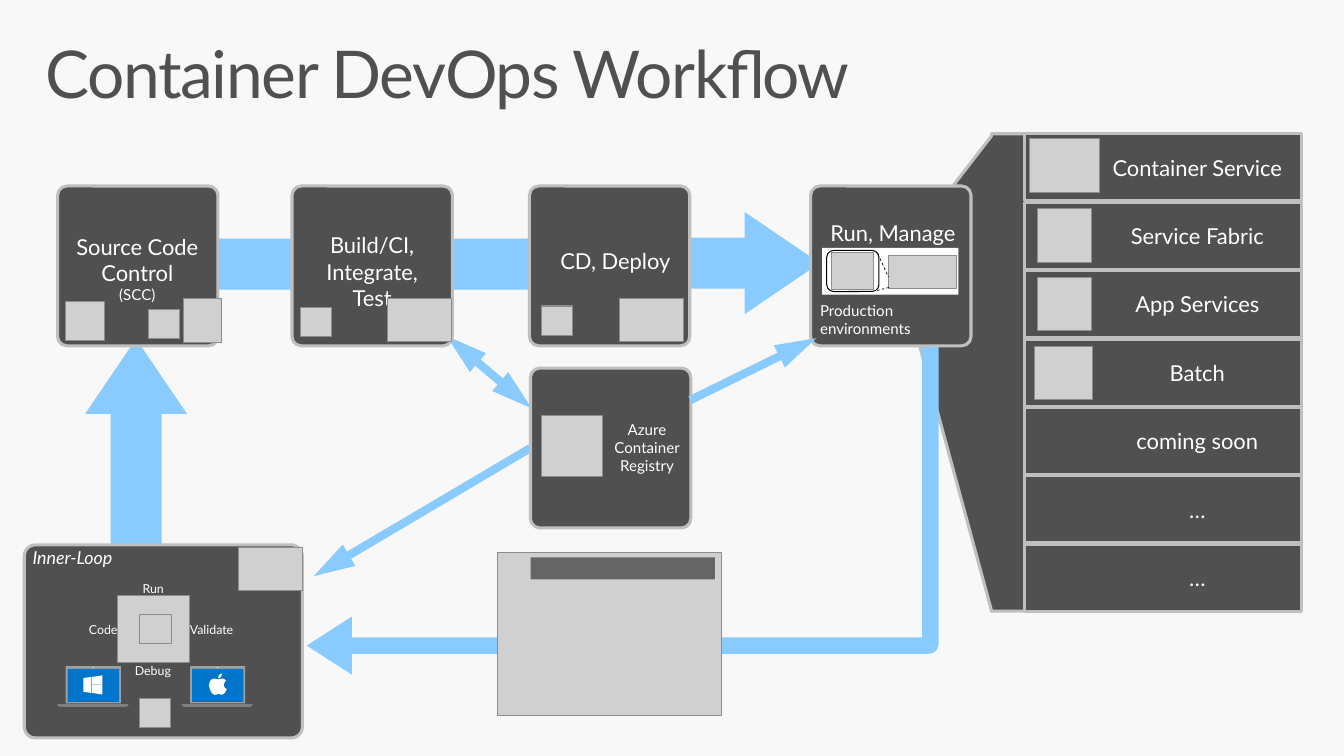
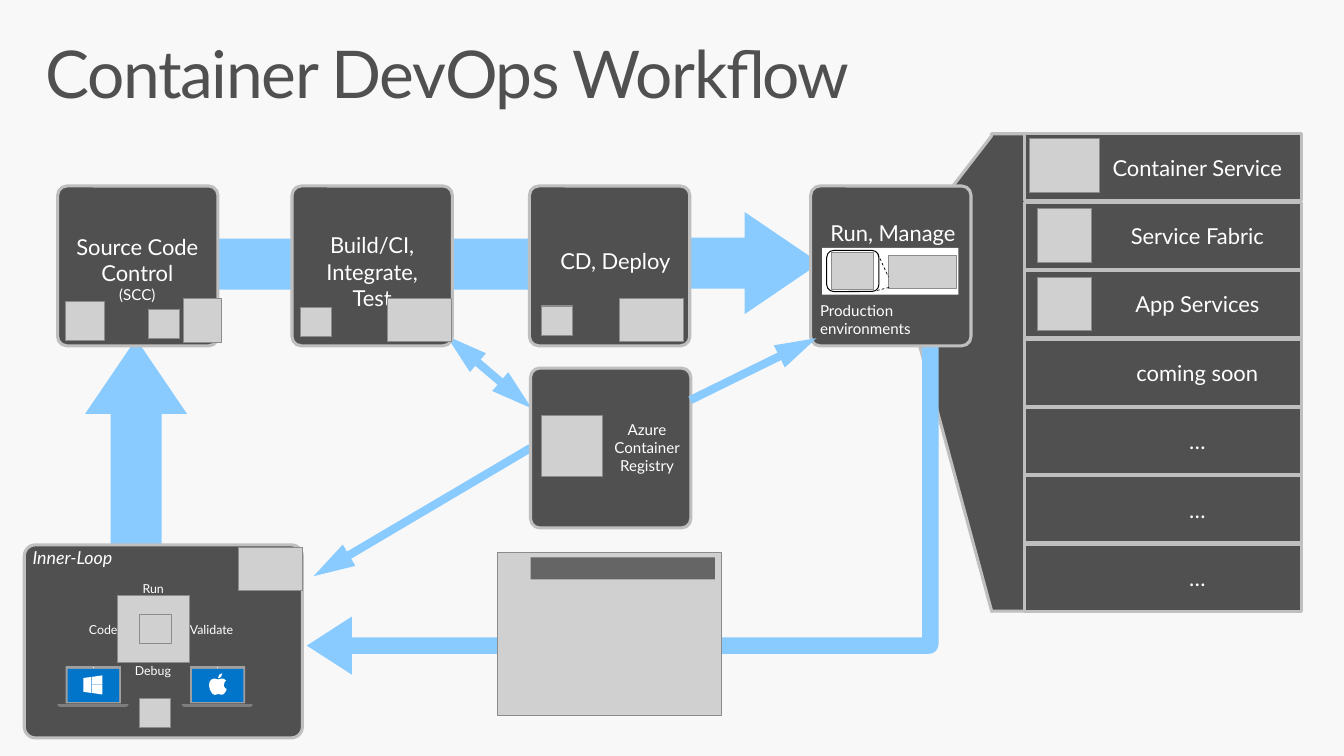
Before and after one commit to SteveLasker/Presentations, a slide deck: slide 3 of AzureContainerRegistry/AzureContainerRegistryOverview.pptx. Drawn at 1344x756 pixels with LibreOffice and Linux fonts; fonts in the diff are those of the drawing; grey boxes stand for pictures. Boxes give left, top, right and bottom in pixels: in the first picture for what was removed or moved away, otherwise in the second. Text is boxed around its words. In the diff, an @@ line names an element or a change of style, - is before the commit and + after.

```diff
--- a/AzureContainerRegistry/AzureContainerRegistryOverview.pptx
+++ b/AzureContainerRegistry/AzureContainerRegistryOverview.pptx
@@ rectangle "coming soon": place and size @@
-rectangle "coming soon" at <box>1024,407,1301,474</box>
+rectangle "coming soon" at <box>1024,339,1301,406</box>
@@ rectangle removed at <box>1024,339,1301,406</box> @@
-Batch
@@ picture removed at <box>1035,346,1093,399</box> @@
@@ rectangle added at <box>1024,407,1301,474</box>, fill #505050, outline #BFBFBF 2.25 pt, 16 pt, text #FFFFFF @@
+…
```
Also in this commit, not shown: 2 other slides changed, 4 other files.
